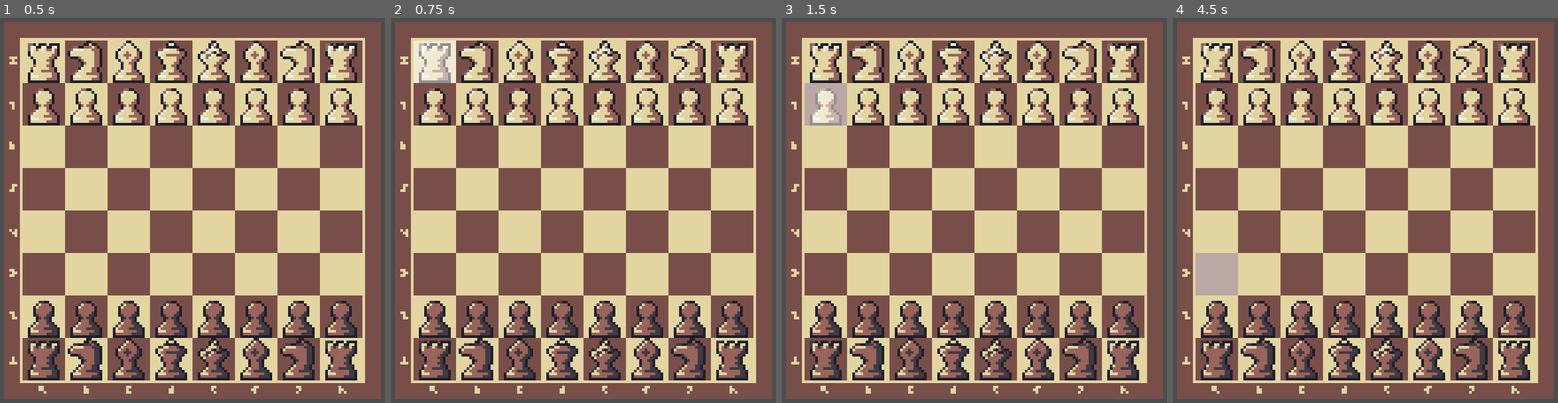
Above: before the commit, frames 1-4 (left to right).
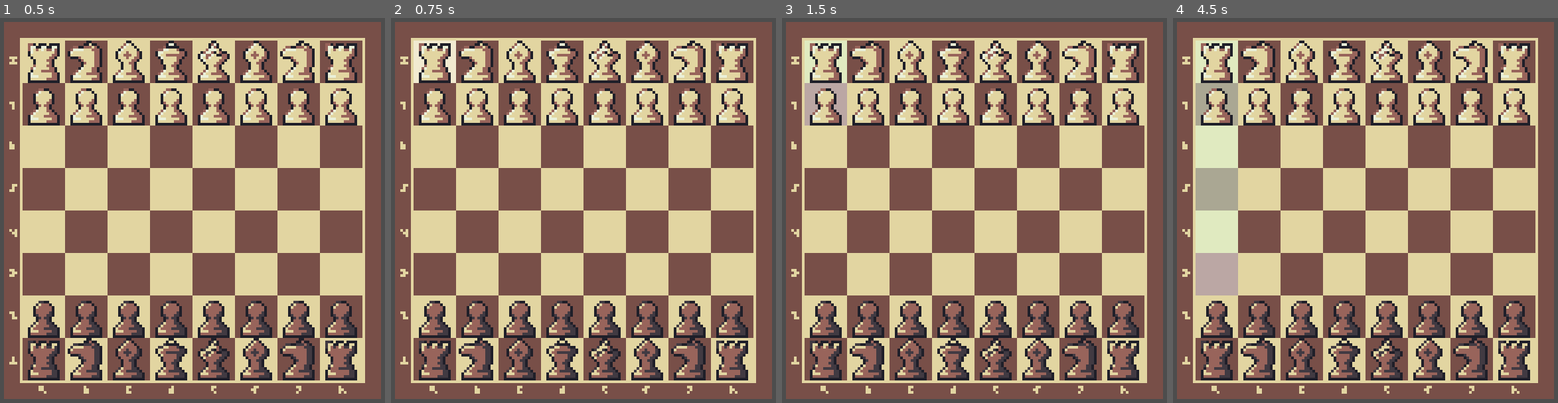
Above: after the commit, the same moments.

Repository: IanSkelskey/godot-chess
Game: Godot game, scene res://src/chess.tscn
Two runs of this game, one before a commit and one after it. Both use one fixed random seed, a clock stepped at 60 frames per second and the inputs below.
Inputs (mouse positions are in pixels of both pictures, inside the frame that each line leads up to):
- Up to frame 1 (0.5 s): no input
- Up to frame 2 (0.75 s): tap Enter at 0.5 s; move the mouse to (433, 60) at 0.52 s; click (433, 60) at 0.67 s
- Up to frame 3 (1.5 s): tap Space at 1.25 s; move the mouse to (824, 102) at 1.27 s; click (824, 102) at 1.42 s
- Up to frame 4 (4.5 s): tap Enter at 2, 3.5 s; move the mouse to (1215, 145) at 2.02 s; click (1215, 145) at 2.17 s; tap Space at 2.75, 4.25 s; move the mouse to (1215, 187) at 2.77 s; click (1215, 187) at 2.92 s; move the mouse to (1215, 233) at 3.52 s; click (1215, 233) at 3.67 s; move the mouse to (1215, 275) at 4.27 s; click (1215, 275) at 4.42 s

Frame 1 is identical in both runs. In frame 2, 0.7% of the frame differs, in the area x 7-16%, y 6-17%; in frame 3, 1.0%; in frame 4, 4.8%, in the area x 5-17%, y 5-62%.

Commit message:
feat: add interactivity to board squares and improve piece selection

Diff:
--- a/src/board_square.gd
+++ b/src/board_square.gd
@@ -3,10 +3,22 @@
 @onready var click_area: Area2D = $ClickArea
 @onready var highlight: ColorRect = $Highlight
 
+var active = false
+var _current_color = [1, 1, 1]
+
 func _on_click_area_mouse_entered() -> void:
-	highlight.modulate = Color(1, 1, 1, 0.5)
-	print("Mouse entered square")
+	highlight.modulate = Color(_current_color[0], _current_color[1], _current_color[2], 0.5)
 
 func _on_click_area_mouse_exited() -> void:
-	highlight.modulate = Color(1, 1, 1, 0)
-	print("Mouse exited square")
+	if active:
+		highlight.modulate = Color(_current_color[0], _current_color[1], _current_color[2], 0.5)
+	else:
+		highlight.modulate = Color(_current_color[0], _current_color[1], _current_color[2], 0)
+
+func _on_click_area_input_event(_viewport: Node, event: InputEvent, _shape_idx: int) -> void:
+	if event is InputEventMouseButton and event.pressed and event.button_index == MOUSE_BUTTON_LEFT:
+		active = !active
+		if active:
+			_current_color = [0.866667, 1, 0.870588]
+		else:
+			_current_color = [1, 1, 1]
--- a/src/board_square.tscn
+++ b/src/board_square.tscn
@@ -29,5 +29,6 @@
 position = Vector2(8, 8)
 shape = SubResource("RectangleShape2D_vm3gx")
 
+[connection signal="input_event" from="ClickArea" to="." method="_on_click_area_input_event"]
 [connection signal="mouse_entered" from="ClickArea" to="." method="_on_click_area_mouse_entered"]
 [connection signal="mouse_exited" from="ClickArea" to="." method="_on_click_area_mouse_exited"]
--- a/src/chess.gd
+++ b/src/chess.gd
@@ -16,7 +16,6 @@
 	set_process_input(true)
 
 func setup_pieces() -> void:
-
 	for i in Constants.PIECE_ORDER.size():
 		place_piece(Constants.PIECE_ORDER[i], Constants.PieceColor.WHITE, grid_to_position(Vector2(i, 0)))
 		place_piece(Constants.PieceType.PAWN, Constants.PieceColor.WHITE, grid_to_position(Vector2(i, 1)))
@@ -54,30 +53,23 @@
 
 		var clicked_piece = get_piece_at_position(mouse_pos)
 
-		if clicked_piece:
-			print("Piece clicked: ", clicked_piece.piece_type, clicked_piece.piece_color)  # Debug: Log piece type and color
-		else:
-			print("No piece at clicked position")
-
 		if clicked_piece and clicked_piece.piece_color == (Constants.PieceColor.WHITE if is_white_turn else Constants.PieceColor.BLACK):
 			selected_piece = clicked_piece  # Select the piece if it belongs to the current player
 			print("Piece selected: ", selected_piece.piece_type)  # Debug: Log selected piece
 		elif selected_piece:
 			var target_grid = position_to_grid(mouse_pos)
 			print("Attempting move to grid: ", target_grid)  # Debug: Log target grid
-			attempt_move(selected_piece, target_grid)
+
+func get_square_grid_coordinates_from_click(pos: Vector2) -> Vector2:
+	var start_position : Vector2 = TopLeft.position
+	var grid_position = (pos - start_position) / square_size
+	grid_position.x = round(grid_position.x)
+	grid_position.y = round(grid_position.y)
+	return grid_position
 
 func get_piece_at_position(pos: Vector2):
-	# Iterate through all children to check if there's a piece at the mouse position
+	var grid_position = get_square_grid_coordinates_from_click(pos)
 	for child in get_children():
-		if child is Node2D and child.has_method("piece_type") and child.global_position.distance_to(pos) < float(square_size) / 2.0:
+		if child.has_method("piece_type") and child.position == grid_to_position(grid_position):
 			return child
 	return null
-
-func attempt_move(piece, target_grid):
-	var target_position = grid_to_position(target_grid)
-	piece.position = target_position
-	print("Moved piece to: ", target_position)  # Debug: Log piece movement
-
-	selected_piece = null
-	is_white_turn = not is_white_turn  # Switch turns
--- a/src/piece.tscn
+++ b/src/piece.tscn
@@ -7,6 +7,7 @@
 size = Vector2(12, 15)
 
 [node name="Piece" type="Node2D"]
+z_index = 5
 script = ExtResource("1_x180d")
 
 [node name="Sprite2D" type="Sprite2D" parent="."]
